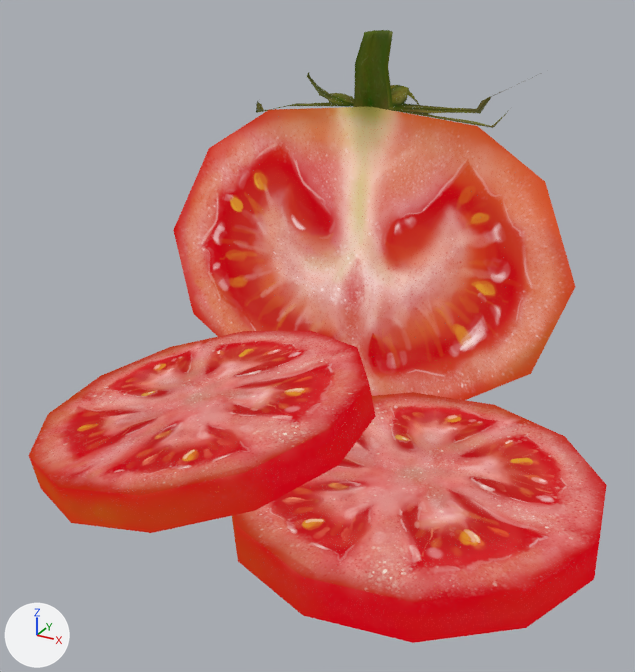
One commit to the glTF model tomato/scene.gltf: the scene before it, then after it.
One viewpoint serves both versions: a 50 mm lens placed at (1.91, -4.04, 2.16), pointed at (-0.09, -0.39, 0.33). The axes (+X, +Y, +Z) are drawn at lower left. The lights are the same throughout. The first picture is the older version. Where no turn or scale is listed for an object, it has been applied to the vertices.

Objects in the first picture: 'Circle.004_Material.001_0', 'Circle.005_Material.001_0', 'Plane.004_Material.001_0', 'Sphere.007_Material.001_0', 'Sphere.008_Material.001_0'.
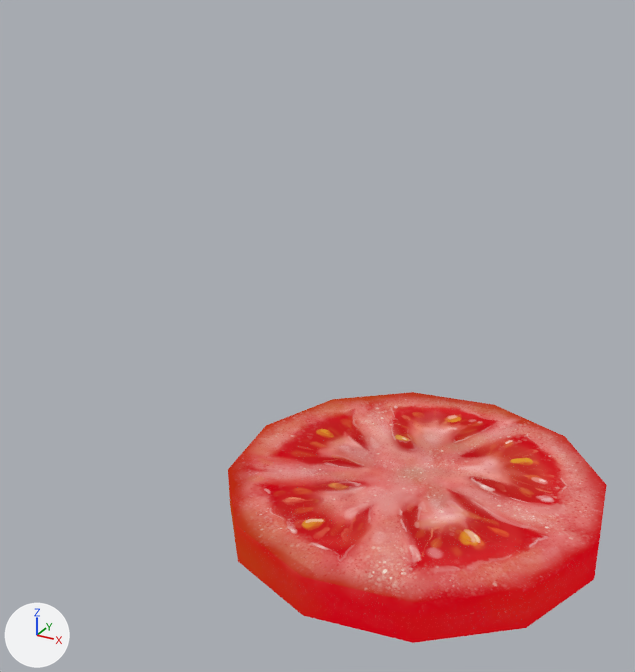
The newer file is also turned or shifted as a whole; pictures and numbers use the older file's frame.

Boxes (x1, y1, x2, y2) around the edits, measured in the pictures (635 x 672 px):
'Sphere.007_Material.001_0', deleted (pink)
    before: (173, 107, 575, 400)
'Circle.005_Material.001_0', deleted (red)
    before: (29, 331, 375, 533)
'Sphere.008_Material.001_0', deleted (green)
    before: (353, 30, 393, 111)
'Plane.004_Material.001_0', deleted
    before: (256, 72, 541, 128)

Patch to the scene script:
```diff
--- a/tomato/scene.gltf.py
+++ b/tomato/scene.gltf.py
@@ ob_sphere_007_material_001_0 @@
-ob_sphere_007_material_001_0 = bpy.data.objects.new('Sphere.007_Material.001_0', me_sphere_007_material_001_0)
-ob_sphere_007_material_001_0.location = (0.0, 0.0, 0.0)
@@ ob_sphere_008_material_001_0 @@
-ob_sphere_008_material_001_0 = bpy.data.objects.new('Sphere.008_Material.001_0', me_sphere_008_material_001_0)
-ob_sphere_008_material_001_0.location = (0.0, 0.0, 0.0)
@@ ob_plane_004_material_001_0 @@
-ob_plane_004_material_001_0 = bpy.data.objects.new('Plane.004_Material.001_0', me_plane_004_material_001_0)
-ob_plane_004_material_001_0.location = (0.0, 0.0, 0.0)
@@ ob_circle_005_material_001_0 @@
-ob_circle_005_material_001_0 = bpy.data.objects.new('Circle.005_Material.001_0', me_circle_005_material_001_0)
-ob_circle_005_material_001_0.location = (0.0, 0.0, 0.0)
```
